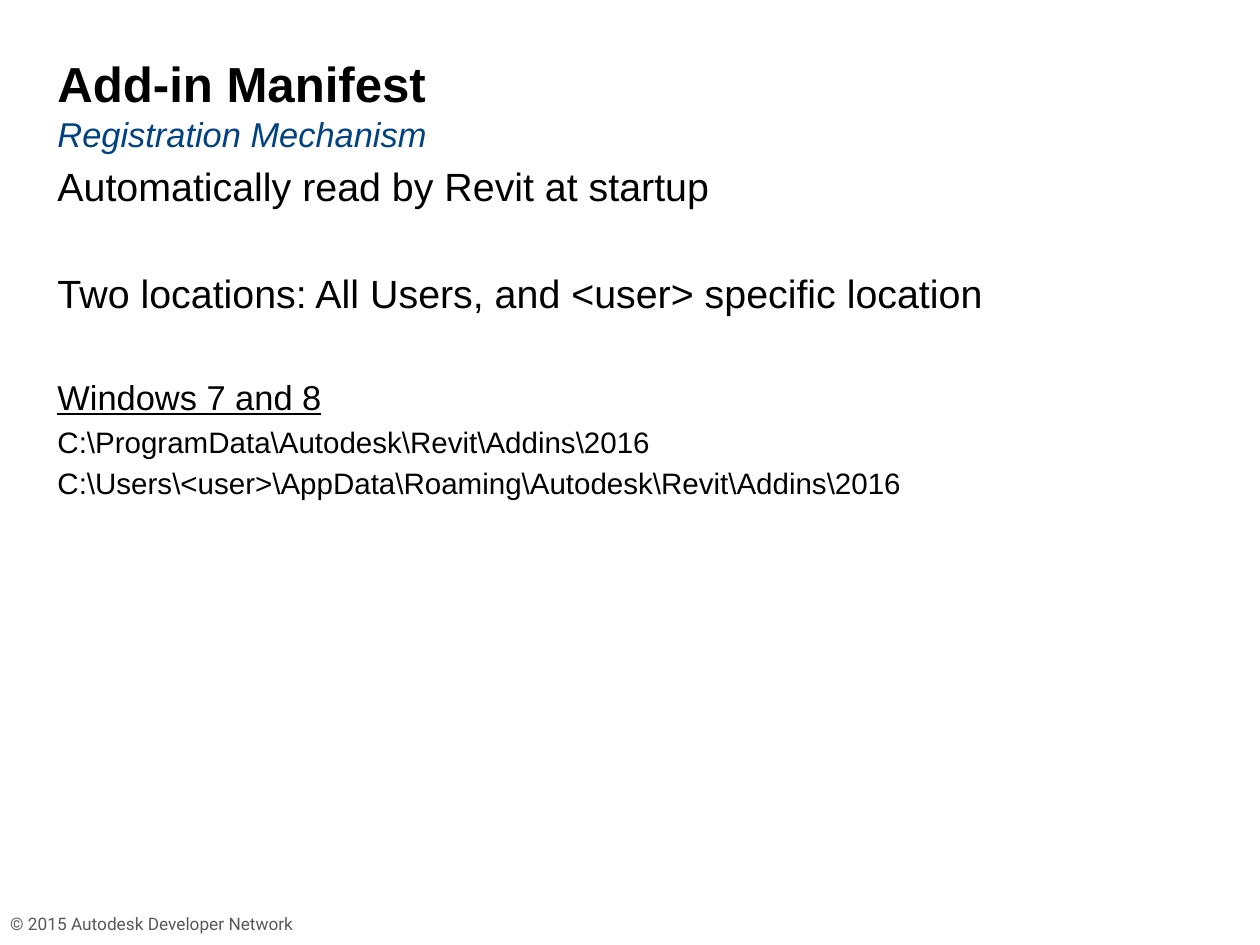
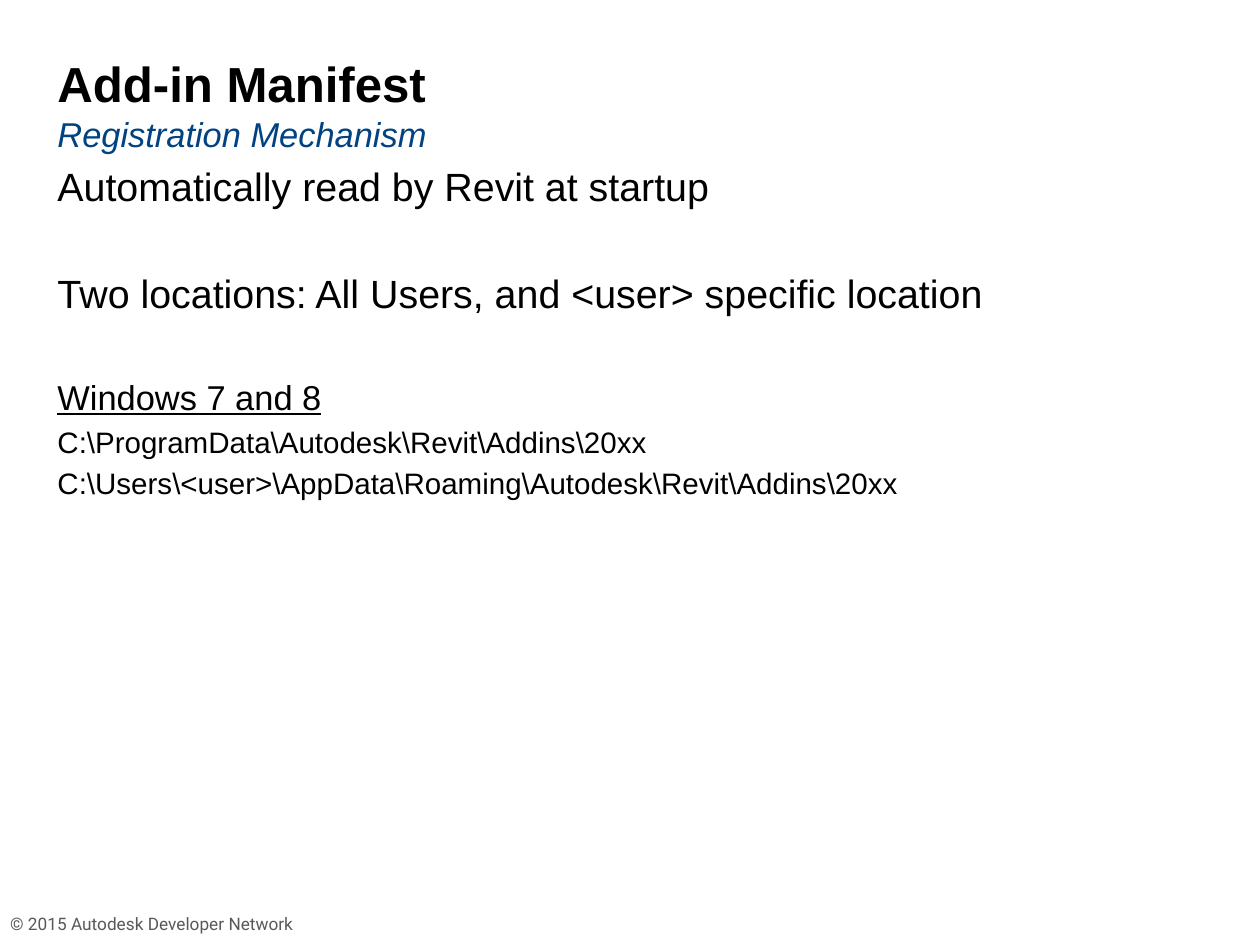
Before and after one commit to ADN-DevTech/RevitTrainingMaterial, a slide deck: slide 18 of Presentation/1_Revit_API_Intro.pptx (slide 19 before the commit). Drawn at 1260x945 pixels with LibreOffice and Linux fonts; fonts in the diff are those of the drawing; background and template pictures are left out. Boxes give left, top, right and bottom in pixels: in the first picture for what was removed or moved away, otherwise in the second. Text is boxed around its words. In the diff, an @@ line names an element or a change of style, - is before the commit and + after.

```diff
--- a/Presentation/1_Revit_API_Intro.pptx
+++ b/Presentation/1_Revit_API_Intro.pptx
@@ text at (x1=57, y1=431, x2=897, y2=500): text changed @@
-C:\ProgramData\Autodesk\Revit\Addins\2016
-C:\Users\<user>\AppData\Roaming\Autodesk\Revit\Addins\2016
+C:\ProgramData\Autodesk\Revit\Addins\20xx
+C:\Users\<user>\AppData\Roaming\Autodesk\Revit\Addins\20xx
```
Also in this commit, not shown: 4 other slides changed, 1 slide removed, 4 other files.
